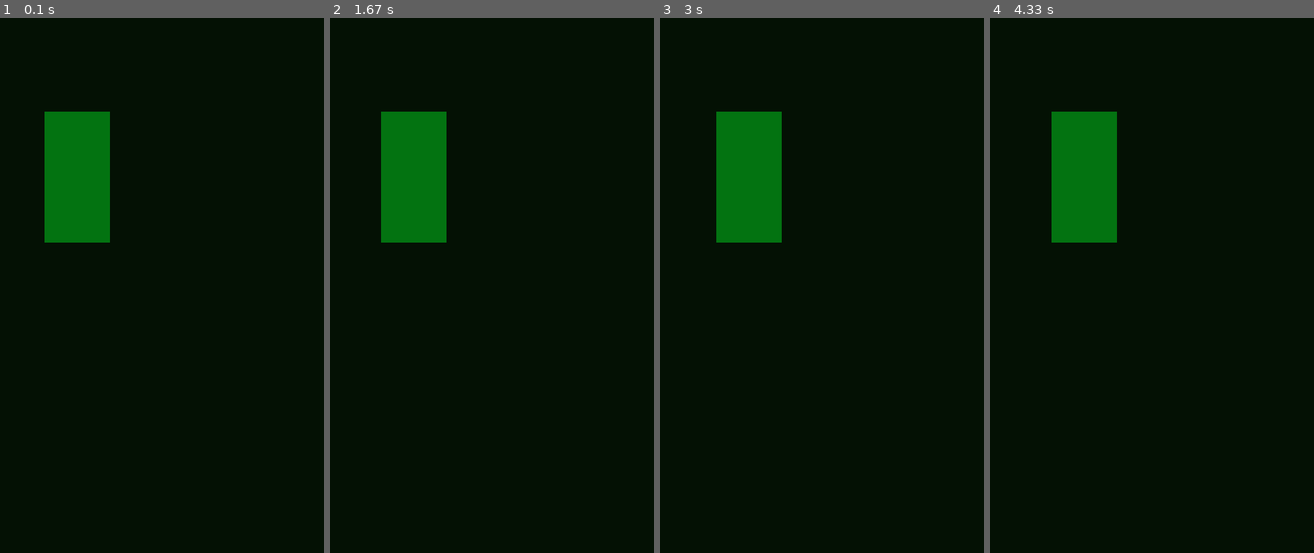
Above: before the commit, frames 1-4 (left to right).
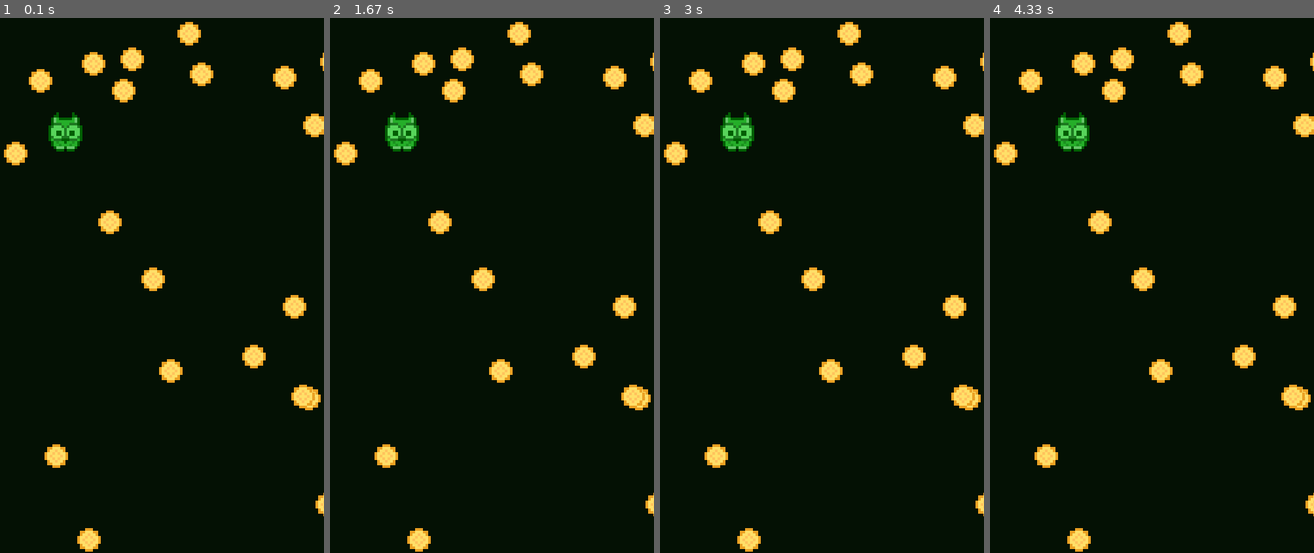
Above: after the commit, the same moments.

Repository: Dajojoap/TestEDUN
Game: pygame game, started from import pygame.py
Two runs of this game, one before a commit and one after it. Both use one fixed random seed, a clock stepped at 60 frames per second and the inputs below.
Inputs:
- Up to frame 1 (0.1 s): no input
- Up to frame 2 (1.67 s): no input
- Up to frame 3 (3 s): no input
- Up to frame 4 (4.33 s): no input

The runs differ from the first frame. In frame 1, 8.9% of the frame differs, in the area x 1-100%, y 0-100%; in frame 2, 8.8%; in frame 3, 8.8%; in frame 4, 8.8%.

Commit message:
Test7, imagenes

Diff:
--- a/import pygame.py
+++ b/import pygame.py
@@ -1,4 +1,5 @@
 import pygame
+from random import randint
 
 #abrir la ventana (pop up)
 pygame.init()
@@ -6,25 +7,34 @@
 Display_Surface= pygame.display.set_mode((Ventana_Ancho, Ventana_Altura)) #esto saca la pantalla
 corriendo= True #esto hace que la pantalla corra
 
-#surface
+#plain surface
 surf= pygame.Surface((100,200))
 surf.fill((3,115,17))
 x = 100
 
+#importando una imagen
+player_Surf= pygame.image.load("Assets\\Buho test.png")
+Moneda_surf= pygame.image.load("Assets\\Moneda_test.png")
+Moneda_positions = [(randint(0, Ventana_Ancho), randint(0, Ventana_Altura))for i in range(20)]
+
 #titulo e icono
 pygame.display.set_caption('Escapa de la UN') #define el titulo de la ventana
-Icono= pygame.image.load("C:\\Users\\user\\Desktop\\GAME TEST\\ASSETS\\Icon.jpg") #esto nos da el icono de la pantalla (cambiarlo por la direccion de la imagen a usar)
+Icono= pygame.image.load("Assets\\Icon128.jpg")
 pygame.display.set_icon(Icono)
 
-while True:
+while corriendo:
     #loop de evento
     for event in pygame.event.get():
         if event.type == pygame.QUIT:
             corriendo= False
 
+    #dibuja el juego
+    Display_Surface.fill((4,17,4))
+    for pos in Moneda_positions:
+        Display_Surface.blit(Moneda_surf,pos)
+    x += 0.1
+    Display_Surface.blit(player_Surf, (x,150))
 
-    #dibuja el juego
-    Display_Surface.fill((4,17,4)) #esto define el color de fondo de la pantalla
-    x += 0.1
-    Display_Surface.blit(surf, (x,150))
     pygame.display.update()
+
+pygame.quit()
Binary file added: Assets/Buho test.png
Binary file added: Assets/Icon.jpg
Binary file added: Assets/Icon128.jpg
Binary file added: Assets/Moneda_test.png
